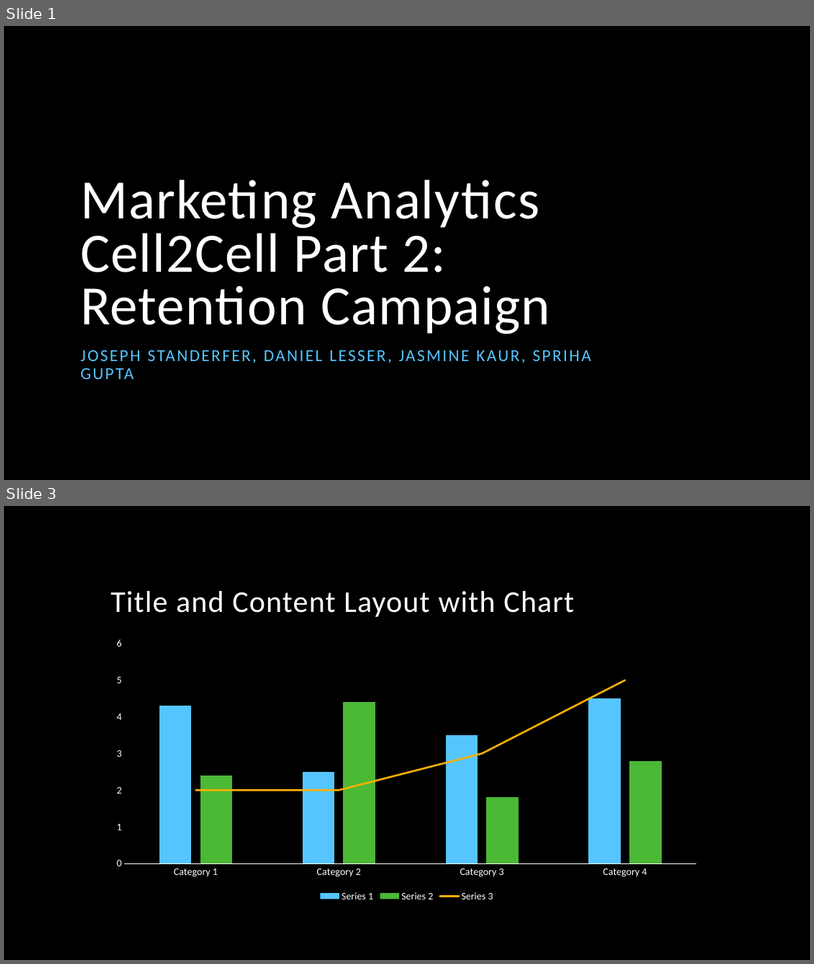
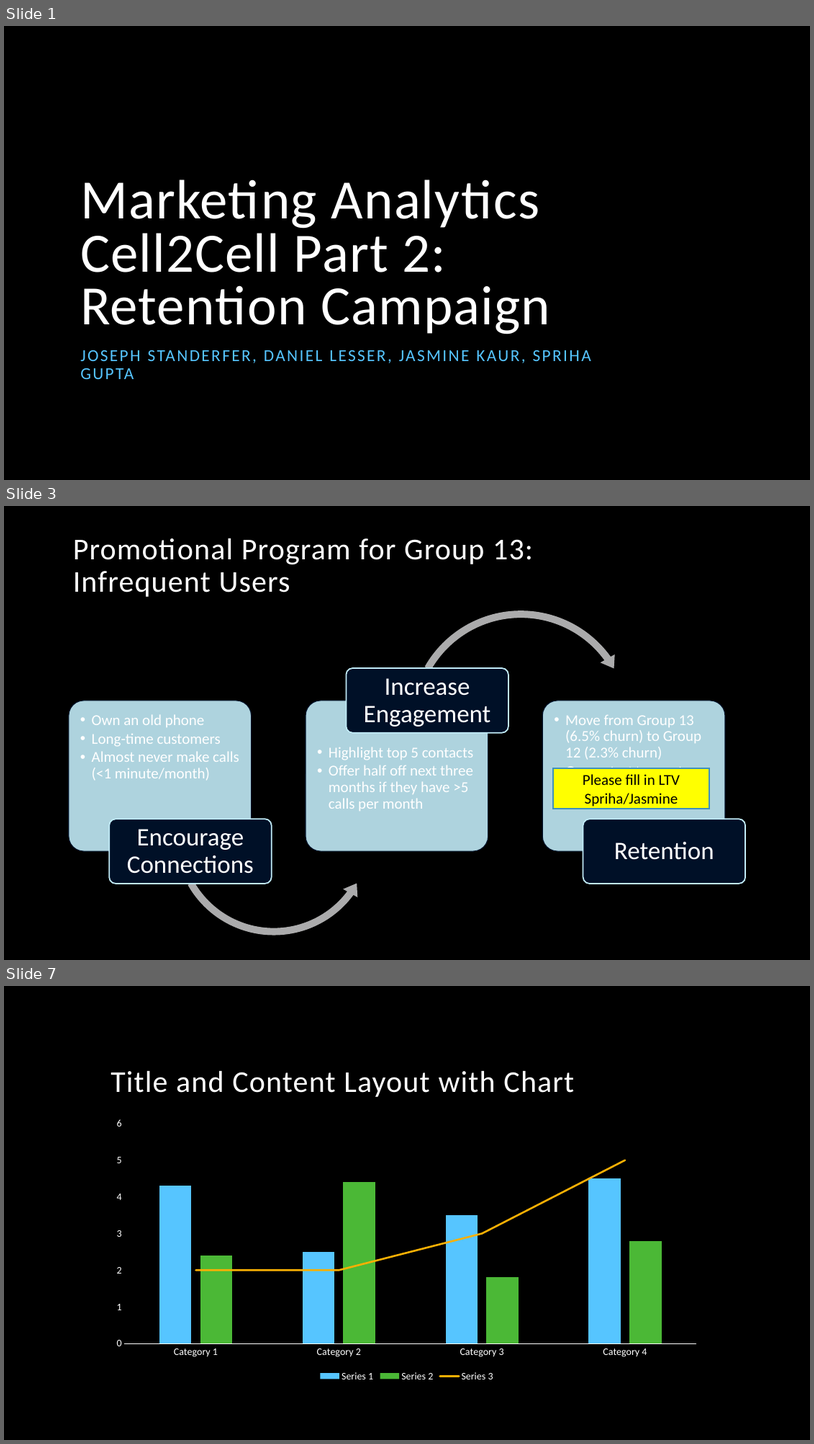
Before and after one commit to Oldyeller89/M_A_HW_Git, a slide deck: Assignment7/Group2_Presentation_Cell2CellPart2.pptx. Shown one above the other, each under a label of ours: slides 1 and 3 before the commit, slides 1, 3 and 7 after it; the slides between them are not shown. The pictures are 814x964 and 814x1444 pixels, drawn with LibreOffice and Linux fonts; fonts in the diff are those of the drawing; background and template pictures are left out. Boxes give left, top, right and bottom in pixels: in the first picture for what was removed or moved away, otherwise in the second. Text is boxed around its words. In the diff, an @@ line names an element or a change of style, - is before the commit and + after.

Commit message:
PPT edits

```diff
--- a/Assignment7/Group2_Presentation_Cell2CellPart2.pptx
+++ b/Assignment7/Group2_Presentation_Cell2CellPart2.pptx
@@ slide 3 added at box(4, 506, 810, 960), background picture (left out) @@
@@ title added at box(73, 538, 533, 597), 36 pt, text #FFFFFF @@
+Promotional Program for Group 13: Infrequent Users
@@ rectangle added at box(553, 768, 710, 808), fill #FFFF00, outline #4092BD 1 pt, 18 pt, text #000000 @@
+Please fill in LTV Spriha/Jasmine
@@ group added at box(69, 606, 746, 939): 6 rounded rectangles, 6 texts, 1 left circular arrow, 1 circular arrow @@
+  • Own an old phone
+  • Long-time customers
+  • Almost never make calls (<1 minute/month)
+Encourage Connections
+  • Highlight top 5 contacts
+  • Offer half off next three months if they have >5 calls per month
+Increase Engagement
+  • Move from Group 13 (6.5% churn) to Group 12 (2.3% churn)
+  • Generate $$xxx extra lifetime value
+Retention
@@ what was slide 3 is now slide 7 @@
```
Also in this commit, not shown: 1 slide changed, 3 other slides added, 2 other files.
